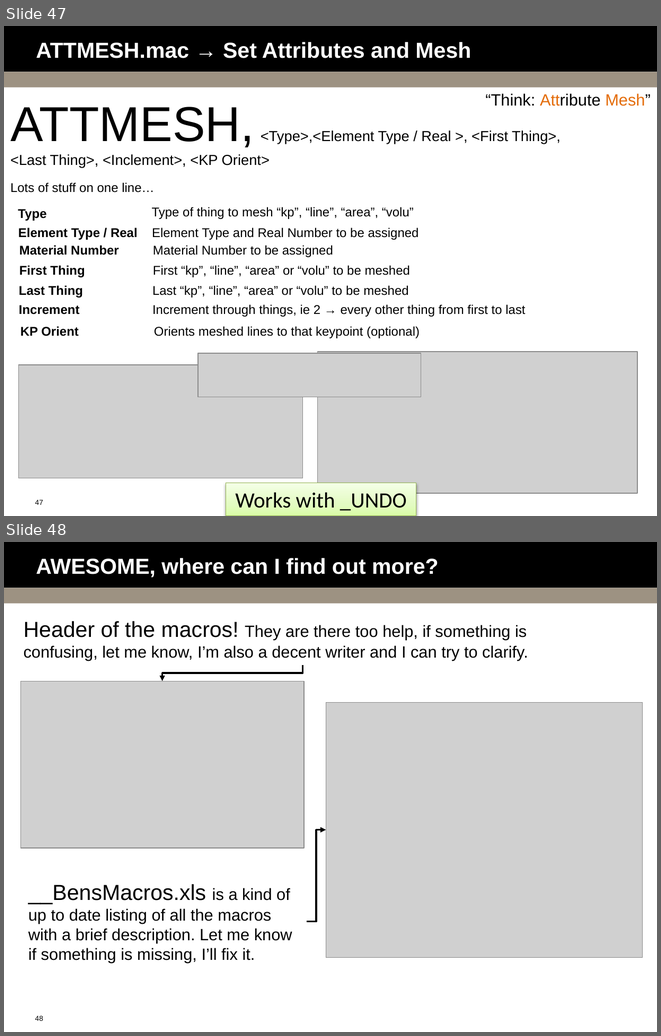
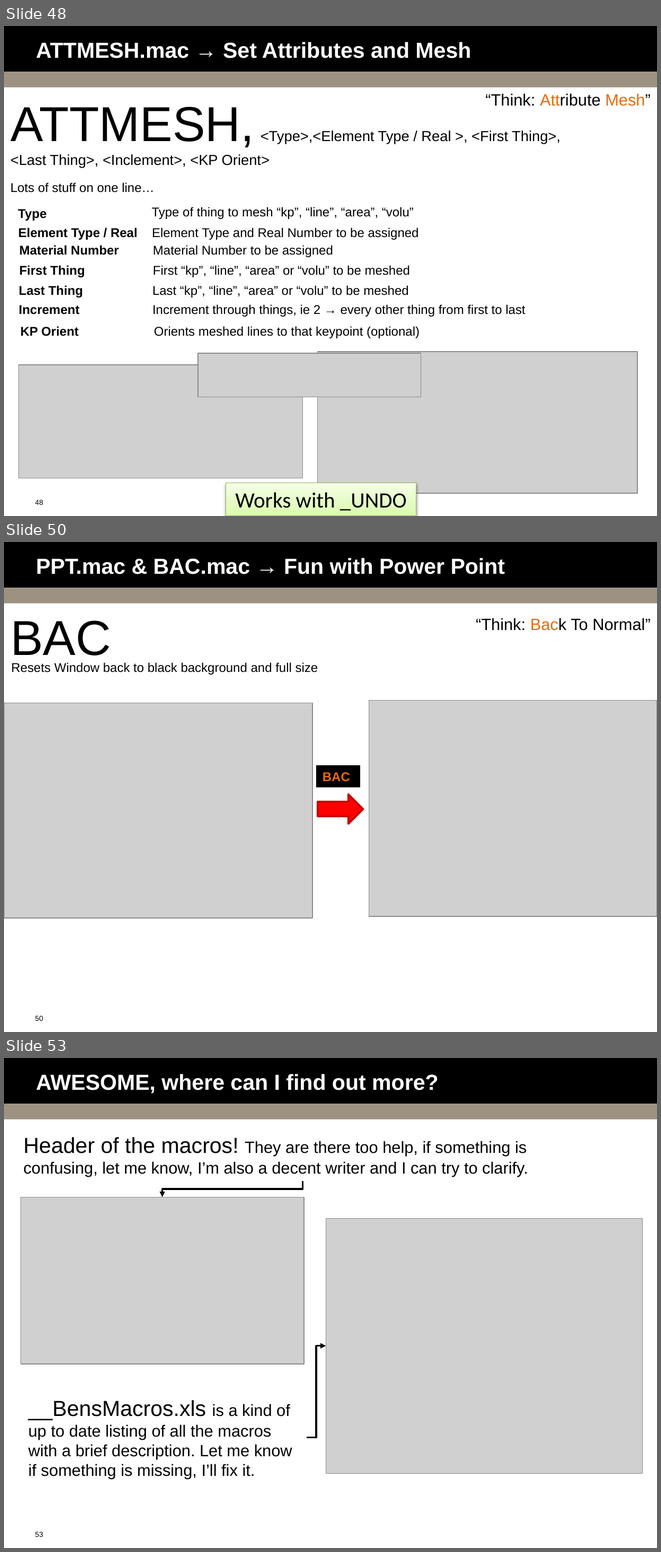
Before and after one commit to bguest/ansys-macros, a slide deck: Macro-Mania.pptx. Shown one above the other, each under a label of ours: slides 47 and 48 before the commit, slides 48, 50 and 53 after it; the slides between them are not shown. The pictures are 661x1036 and 661x1552 pixels, drawn with LibreOffice and Linux fonts; fonts in the diff are those of the drawing; grey boxes stand for pictures; background and template pictures are left out. Boxes give left, top, right and bottom in pixels: in the first picture for what was removed or moved away, otherwise in the second. Text is boxed around its words. In the diff, an @@ line names an element or a change of style, - is before the commit and + after.

```diff
--- a/Macro-Mania.pptx
+++ b/Macro-Mania.pptx
@@ slide 50 added at (4,542,657,1032), background #FFFFFF; not listed: 3 template elements that a slide beside it also shows @@
@@ title added at (36,558,505,574), 24 pt, text #FFFFFF, bold @@
+PPT.mac & BAC.mac → Fun with Power Point
@@ text added at (10,620,111,664), 54 pt, text #000000 @@
+BAC
@@ text added at (476,618,650,631), 18 pt, text #000000 @@
+“Think: Back To Normal”
@@ text added at (11,662,318,674), 14 pt, text #000000 @@
+Resets Window back to black background and full size
@@ picture added at (369,700,657,916) @@
@@ picture added at (4,703,312,917) @@
@@ rectangle added at (316,765,360,787), fill #000000, 14 pt, text #E46C0A, bold @@
+BAC
@@ right arrow added at (317,794,363,823), fill #FF0000, outline #C00000 2 pt @@
@@ what was slide 47 is now slide 48 @@
@@ page number at (35,499,43,505): text changed @@
-47
+48
@@ what was slide 48 is now slide 53 @@
@@ page number at (35,1531,43,1537): text changed @@
-48
+53
```
Also in this commit, not shown: 1 slide changed, 4 other slides added, 9 other files.
